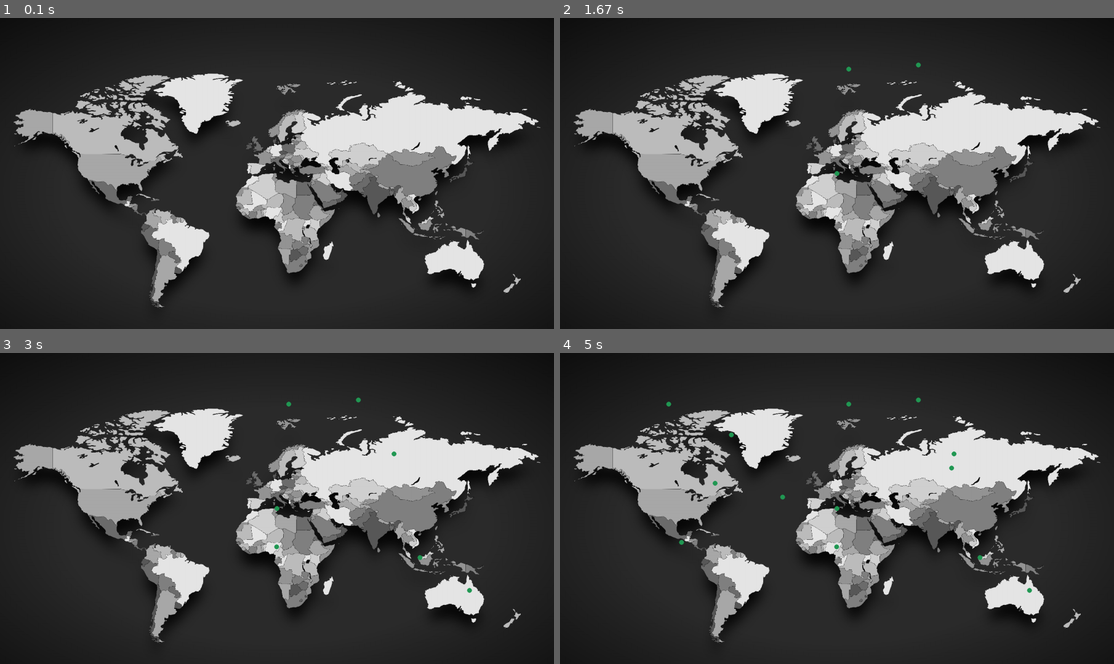
Above: before the commit, frames 1-4 (two rows, left to right).
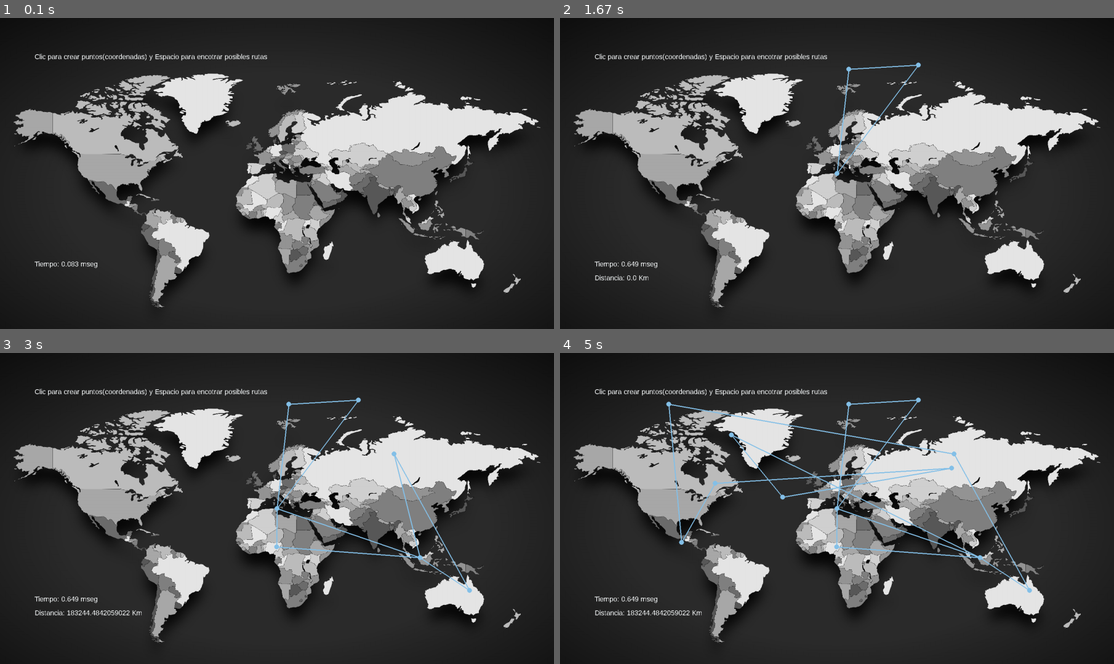
Above: after the commit, the same moments.

Repository: DiegoAlosilla/Simulated-Anneling-Pygame
Game: pygame game, started from main.py
The game is run twice, just before and just after one commit, with the same random seed, the same clock (stepped at 60 frames per second) and the same inputs.
Inputs (mouse positions are in pixels of both pictures, inside the frame that each line leads up to):
- Up to frame 1 (0.1 s): no input
- Up to frame 2 (1.67 s): click (837, 173) at 0.38 s; tap Space at 0.67 s; click (920, 64) at 1.05 s; click (848, 67) at 1.38 s
- Up to frame 3 (3 s): click (277, 545) at 1.72 s; tap Space at 2.07, 2.37 s; click (421, 558) at 2.08 s; click (470, 589) at 2.55 s; click (393, 452) at 2.88 s
- Up to frame 4 (5 s): click (670, 402) at 3.22 s; click (681, 542) at 3.55 s; click (715, 483) at 3.88 s; click (953, 468) at 4.22 s; click (781, 496) at 4.55 s; click (731, 433) at 4.88 s

The runs differ from the first frame. In frame 1, 0.5% of the frame differs, in the area x 6-49%, y 11-81%; in frame 2, 0.8%; in frame 3, 1.4%; in frame 4, 2.4%, in the area x 6-86%, y 11-85%.

Commit message:
:fire: impltementacion de timer y distancia

Diff:
--- a/Coordinates.py
+++ b/Coordinates.py
@@ -7,7 +7,11 @@
         self.y = y
     #Calcular la distancia entre dos puntos(Coordenadas)
     def distance(self, coordinates):
-        return ((coordinates.x - self.x)**2 + (coordinates.x - self.x)**2)**(0.5)
+
+        distanceX = (coordinates.x - self.x) * 40000 * math.cos((self.y + coordinates.y) * math.pi / 360) / 360
+        distanceY = (self.y - coordinates.y) * 40000 / 360
+        distance = math.sqrt((distanceX * distanceX) + (distanceY * distanceY))
+        return distance
 
     #Obtenemos las caoordenadas
     def get_x(coordinates):
--- a/SimulatedAnnealing.py
+++ b/SimulatedAnnealing.py
@@ -1,5 +1,6 @@
 import random
 import math
+import pygame
 from Points import Points
 class SimulatedAnnealing:
     def __init__(self, destinos, temperatura_inicial, valocidad_enfriamiento):
@@ -9,6 +10,7 @@
             self.el_mejor = self.points
             self.temperatura = temperatura_inicial
             self.valocidad_enfriamiento = valocidad_enfriamiento
+
 
     def funcion_aceptacion(self, delta_energia):
         if delta_energia < 0:
@@ -36,7 +38,7 @@
 
         if points_nuevo.get_distance() < self.el_mejor.get_distance():
             self.el_mejor = points_nuevo
-            print(points_nuevo.get_distance())
+
 
     def run(self):
         while self.temperatura > 1:
--- a/main.py
+++ b/main.py
@@ -25,12 +25,20 @@
 #Creamos el arreglo de puntosAdmin
 pointsA = PointsAdmin()
 
+#Inicalizamos fuente de texto
+fuente = pygame.font.SysFont("Arial",20)
+#Color
+rgb = (115, 198, 182)
+
+#Funcion de tiempo
+time_aux = 1
+
 #Funcion para pintar ciculos
 def drawPoints():
     coordinates = Coordinates(x_mouse, y_mouse)
     pointsA.add_coordinates(coordinates)
     for i in range(0,pointsA.get_size()):
-        pygame.draw.circle(screen,(34,153,84,255),Coordinates.get_coordinates(pointsA.get_coordinates(i)),7)
+        pygame.draw.circle(screen,rgb,Coordinates.get_coordinates(pointsA.get_coordinates(i)),7)
 
 #Función para pintar lineas
 #color = pygame.Color(70,80,150)
@@ -38,12 +46,12 @@
     if pointsA.get_size() > 1:
         for i in range(1,pointsA.get_size()):
             temp = i-1
-            pygame.draw.line(screen,(34,153,84,255),Coordinates.get_coordinates(pointsA.get_coordinates(i)),
+            pygame.draw.line(screen,rgb,Coordinates.get_coordinates(pointsA.get_coordinates(i)),
             Coordinates.get_coordinates(pointsA.get_coordinates(temp)),
             3)
             #pygame.time.delay(1000)
             if i == pointsA.get_size()-1 :
-                pygame.draw.line(screen,(34,153,84,255),Coordinates.get_coordinates(pointsA.get_coordinates(i)),
+                pygame.draw.line(screen,rgb,Coordinates.get_coordinates(pointsA.get_coordinates(i)),
                 Coordinates.get_coordinates(pointsA.get_coordinates(0)),
                 3)
                 #pygame.time.delay(1000)
@@ -52,7 +60,10 @@
 
 #Comenzamos el bucle del juego
 run = True
+boolTime = True
+boolDrawLine = False
 screen.blit(backGround,(0,0))
+flat =False
 while run:
     #For para capturar eventos
     for event in pygame.event.get():
@@ -63,30 +74,40 @@
                 #obtiene la posicion del mouse dobde se presiono
                 x_mouse,y_mouse=pygame.mouse.get_pos()
                 #dibuja un circulo en la posion
-                screen.blit(backGround,(0,0))
-                drawPoints()
-            if event.button == 3:
-                #dibuja un circulo en la posion
-                screen.blit(backGround,(0,0))
-                drawLine()
                 drawPoints()
         #Evento con el que capturamos si se presiono un boton del teclado
         if event.type == pygame.KEYDOWN:
             #Aplicamos el algoritmo SimulatedAnnealing
             if event.key == pygame.K_SPACE:
 
-                sa = SimulatedAnnealing(pointsA, temperatura_inicial=10000, valocidad_enfriamiento=0.003)
+                flat =True
+                rgb = (133, 193, 233)
+                sa = SimulatedAnnealing(pointsA, 10000, 0.003)
                 sa.run()
                 for i in range(pointsA.get_size()):
                     pointsA.set_coordinates(i,sa.points.get_coordinates(i))
                 screen.blit(backGround,(0,0))
-                drawPoints()
+                boolTime = False
                 drawLine()
 
         if event.type==pygame.QUIT:
             pygame.quit()
             sys.exit()
 
+
+    screen.blit(backGround,(0,0))
+    if pointsA.get_size()>0:
+        drawPoints()
+        drawLine()
+    #imprimir tiempo en pantalla
+    if boolTime:
+        time = pygame.time.get_ticks()/1000
+        if time_aux == time:
+            time_aux+=1
+    screen.blit((fuente.render("Tiempo: "+str(time)+ " mseg",0,(240, 243, 244))),(100,700))
+    if flat:
+        screen.blit((fuente.render("Distancia: "+str(sa.points.get_distance())+ " Km",0,(240, 243, 244))),(100,740))
+    screen.blit((fuente.render("Clic para crear puntos(coordenadas) y Espacio para encotrar posibles rutas",0,(240, 243, 244))),(100,100))
     pygame.display.update()
     #Pinto el fondo
     pygame.display.flip()
--- /dev/null
+++ b/pajaro.py
@@ -0,0 +1,6 @@
+class pajaro:
+    def __init__(self, x, y,ancho, alto):
+        self.x = x
+        self.y = y
+        self.ancho = ancho
+        self.alto = alto
